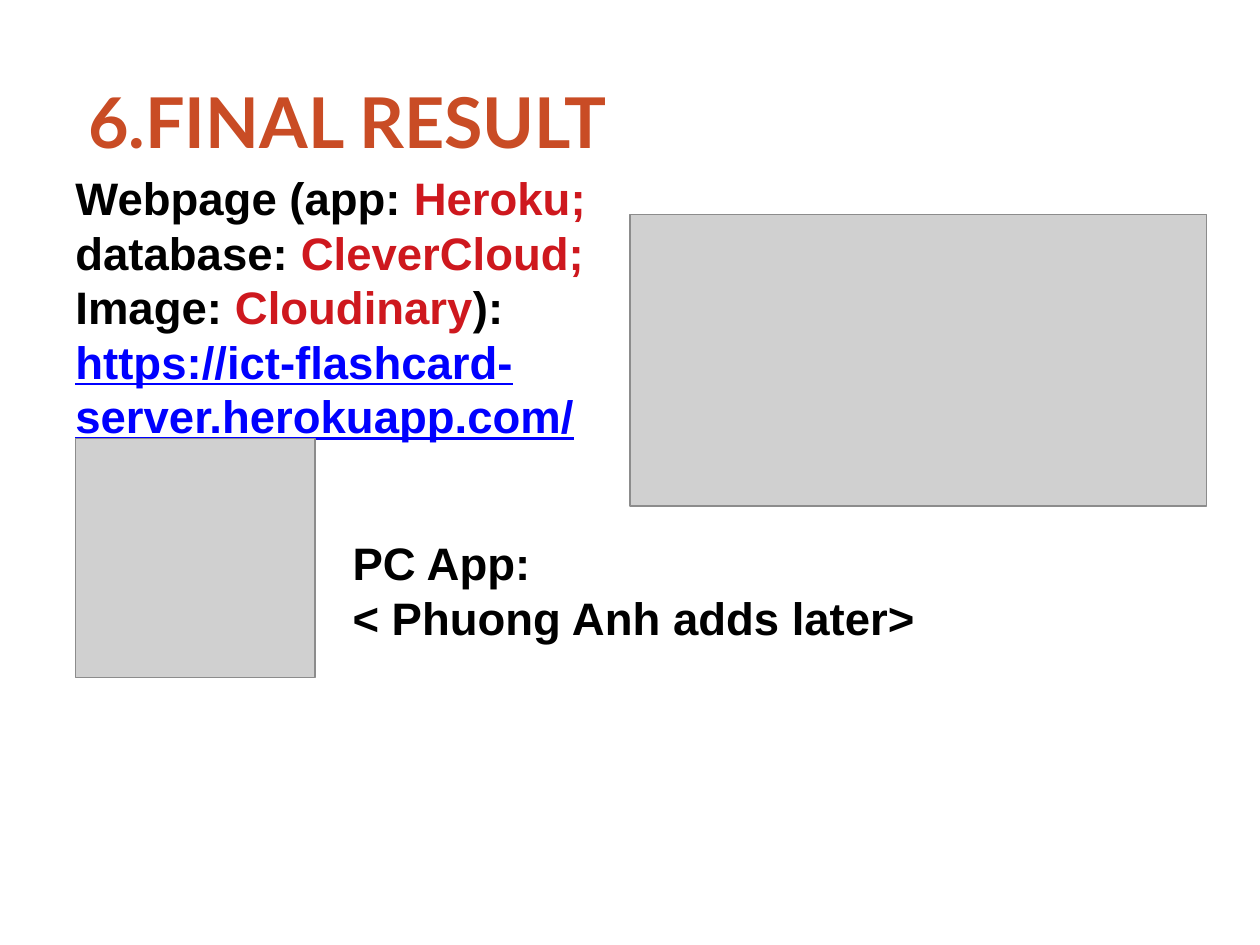
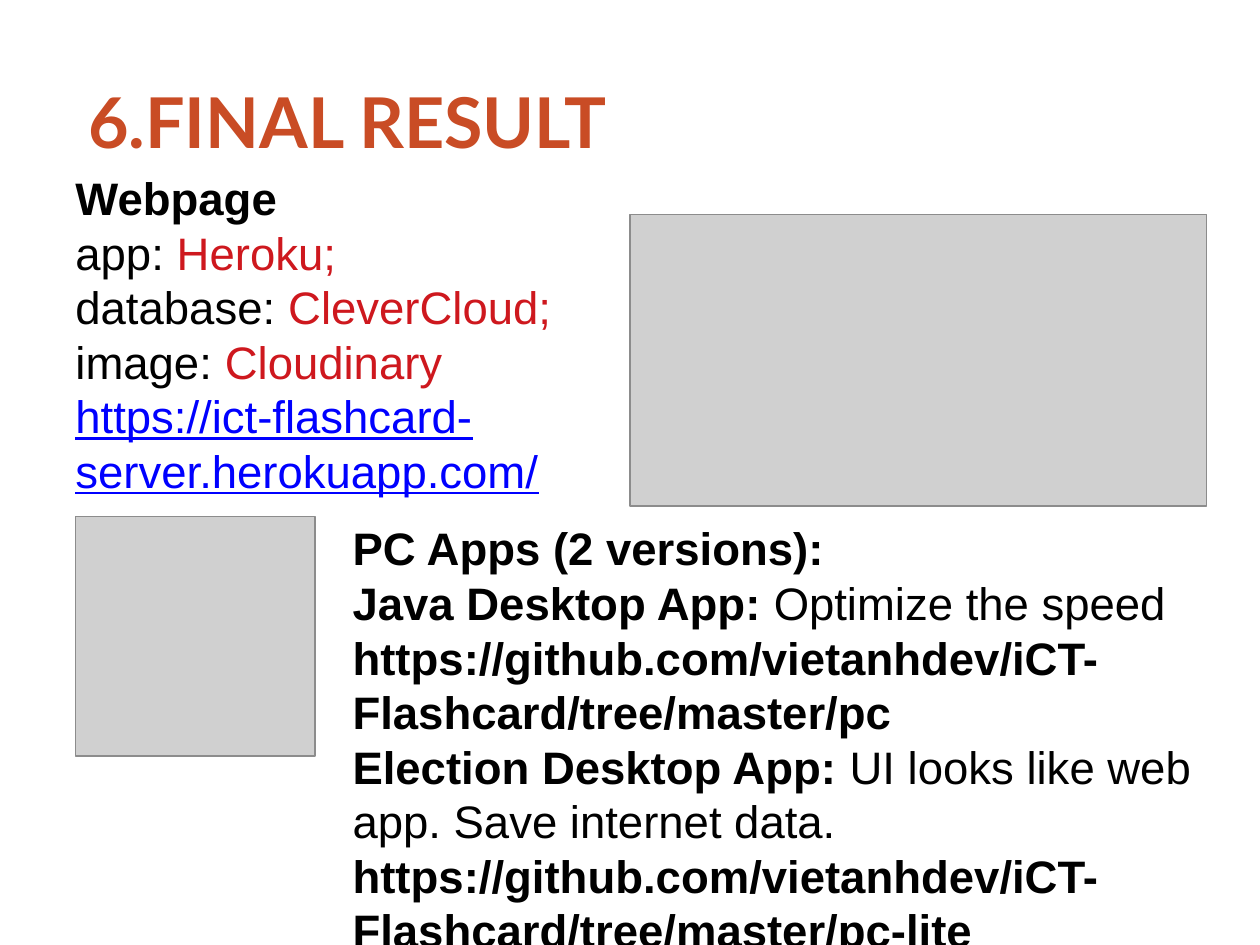
Before and after one commit to thoatran/iCT-Flashcard, a slide deck: slide 11 of docs/ReportSlides.odp. Drawn at 1260x945 pixels with LibreOffice and Linux fonts; fonts in the diff are those of the drawing; grey boxes stand for pictures; background and template pictures are left out. Boxes give left, top, right and bottom in pixels: in the first picture for what was removed or moved away, otherwise in the second. Text is boxed around its words. In the diff, an @@ line names an element or a change of style, - is before the commit and + after.

```diff
--- a/docs/ReportSlides.odp
+++ b/docs/ReportSlides.odp
@@ text at box(75, 182, 551, 497): text changed; bold off @@
-Webpage (app: Heroku; database: CleverCloud;
-Image: Cloudinary): https://ict-flashcard-server.herokuapp.com/
+Webpage
+app: Heroku;
+database: CleverCloud;
+image: Cloudinary https://ict-flashcard-server.herokuapp.com/
@@ picture: place and size @@
-picture at box(76, 438, 315, 678)
+picture at box(76, 517, 315, 756)
@@ text added at box(353, 532, 1190, 902), 26 pt, text #000000, bold @@
+PC Apps (2 versions):
+Java Desktop App: Optimize the speed
+https://github.com/vietanhdev/iCT-Flashcard/tree/master/pc
+Election Desktop App: UI looks like web app. Save internet data.
+https://github.com/vietanhdev/iCT-Flashcard/tree/master/pc-lite
@@ text removed at box(353, 548, 915, 644) @@
-PC App:
-< Phuong Anh adds later>
```
Also in this commit, not shown: 7 other slides changed, 1 slide added, 1 other file.
